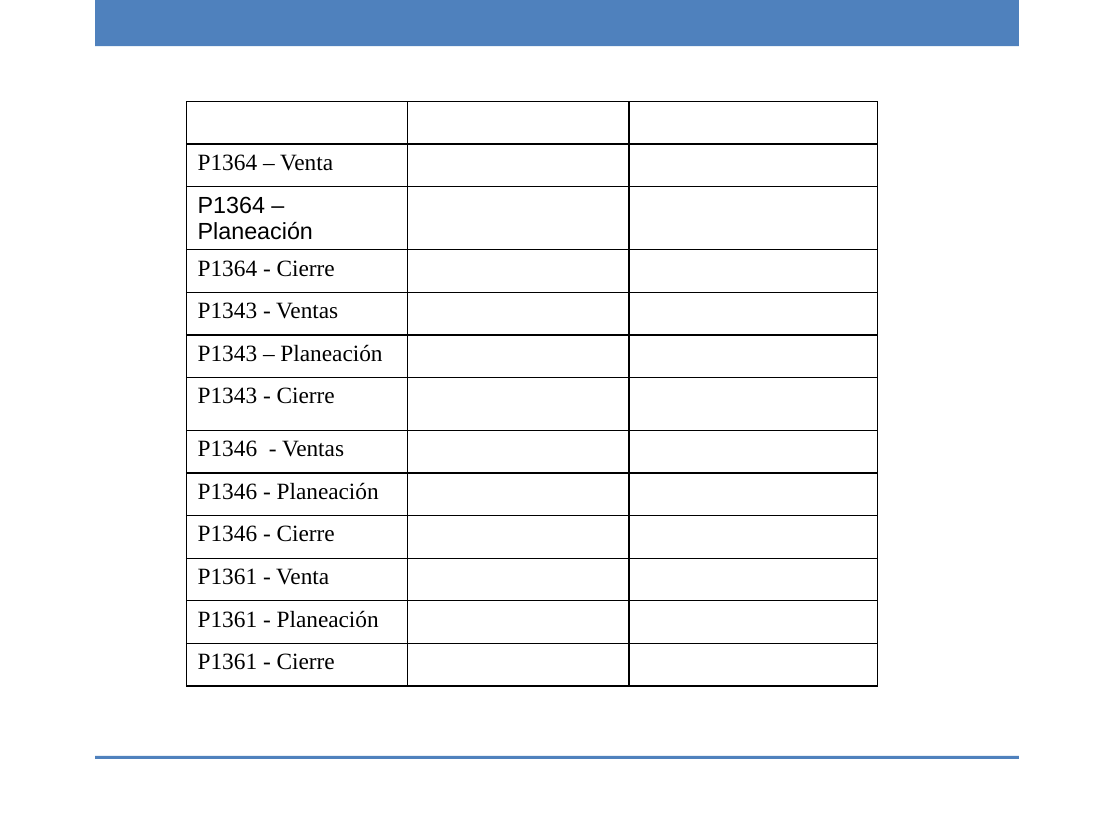
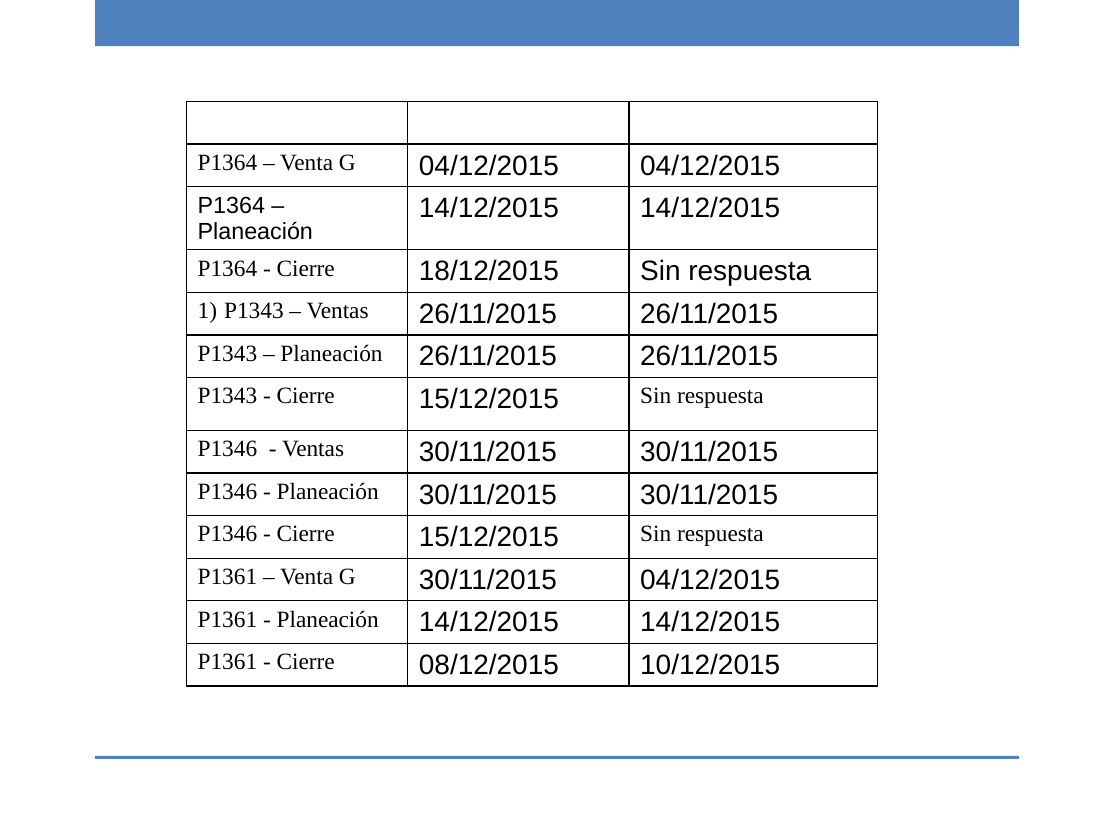
Before and after one commit to ricardo-novelasos/SOSQTP, a slide deck: slide 5 of Proyectos/2015/Métricas y monitoreo/Reporte_monitoreo_160105.pptx. Drawn at 1120x840 pixels with LibreOffice and Linux fonts; fonts in the diff are those of the drawing; background and template pictures are left out. Boxes give left, top, right and bottom in pixels: in the first picture for what was removed or moved away, otherwise in the second. Text is boxed around its words. In the diff, an @@ line names an element or a change of style, - is before the commit and + after.

```diff
--- a/Proyectos/2015/Métricas y monitoreo/Reporte_monitoreo_160105.pptx
+++ b/Proyectos/2015/Métricas y monitoreo/Reporte_monitoreo_160105.pptx
@@ table at [186,102,878,831] @@
-row 2: P1364 – Venta |  | 
+row 2: P1364 – Venta G | 04/12/2015 | 04/12/2015
-row 3, column 2: 
+row 3, column 2: 14/12/2015
-row 3, column 3: 
+row 3, column 3: 14/12/2015
-row 4, column 2: 
+row 4, column 2: 18/12/2015
-row 4, column 3: 
+row 4, column 3: Sin respuesta
-row 5: P1343 - Ventas |  | 
+row 5: P1343 – Ventas | 26/11/2015 | 26/11/2015
-row 6, column 2: 
+row 6, column 2: 26/11/2015
-row 6, column 3: 
+row 6, column 3: 26/11/2015
-row 7, column 2: 
+row 7, column 2: 15/12/2015
-row 7, column 3: 
+row 7, column 3: Sin respuesta
-row 8, column 2: 
+row 8, column 2: 30/11/2015
-row 8, column 3: 
+row 8, column 3: 30/11/2015
-row 9, column 2: 
+row 9, column 2: 30/11/2015
-row 9, column 3: 
+row 9, column 3: 30/11/2015
-row 10, column 2: 
+row 10, column 2: 15/12/2015
-row 10, column 3: 
+row 10, column 3: Sin respuesta
-row 11: P1361 - Venta |  | 
+row 11: P1361 – Venta G | 30/11/2015 | 04/12/2015
-row 12, column 2: 
+row 12, column 2: 14/12/2015
-row 12, column 3: 
+row 12, column 3: 14/12/2015
-row 13, column 2: 
+row 13, column 2: 08/12/2015
-row 13, column 3: 
+row 13, column 3: 10/12/2015
```
Also in this commit, not shown: 4 other slides changed, 1 other file.
